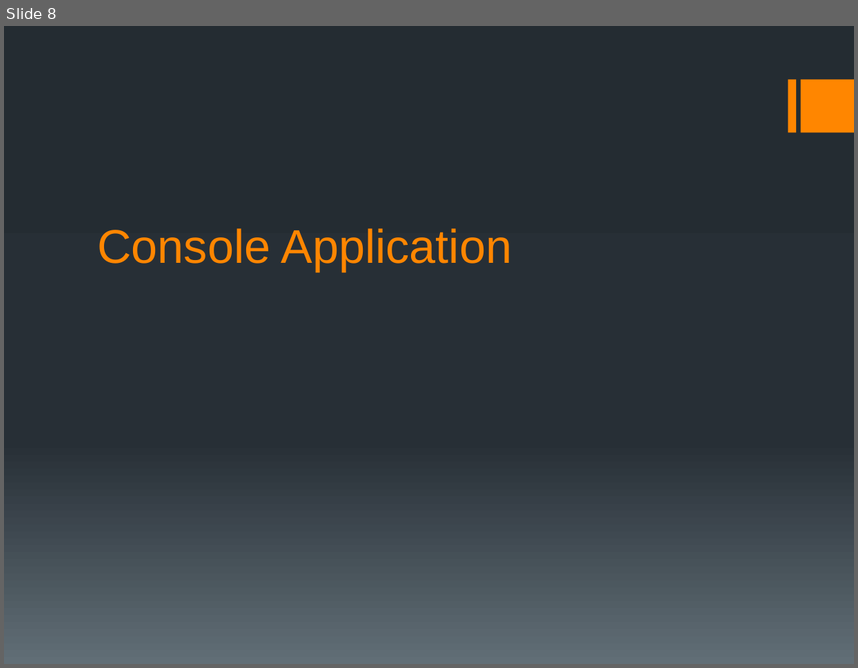
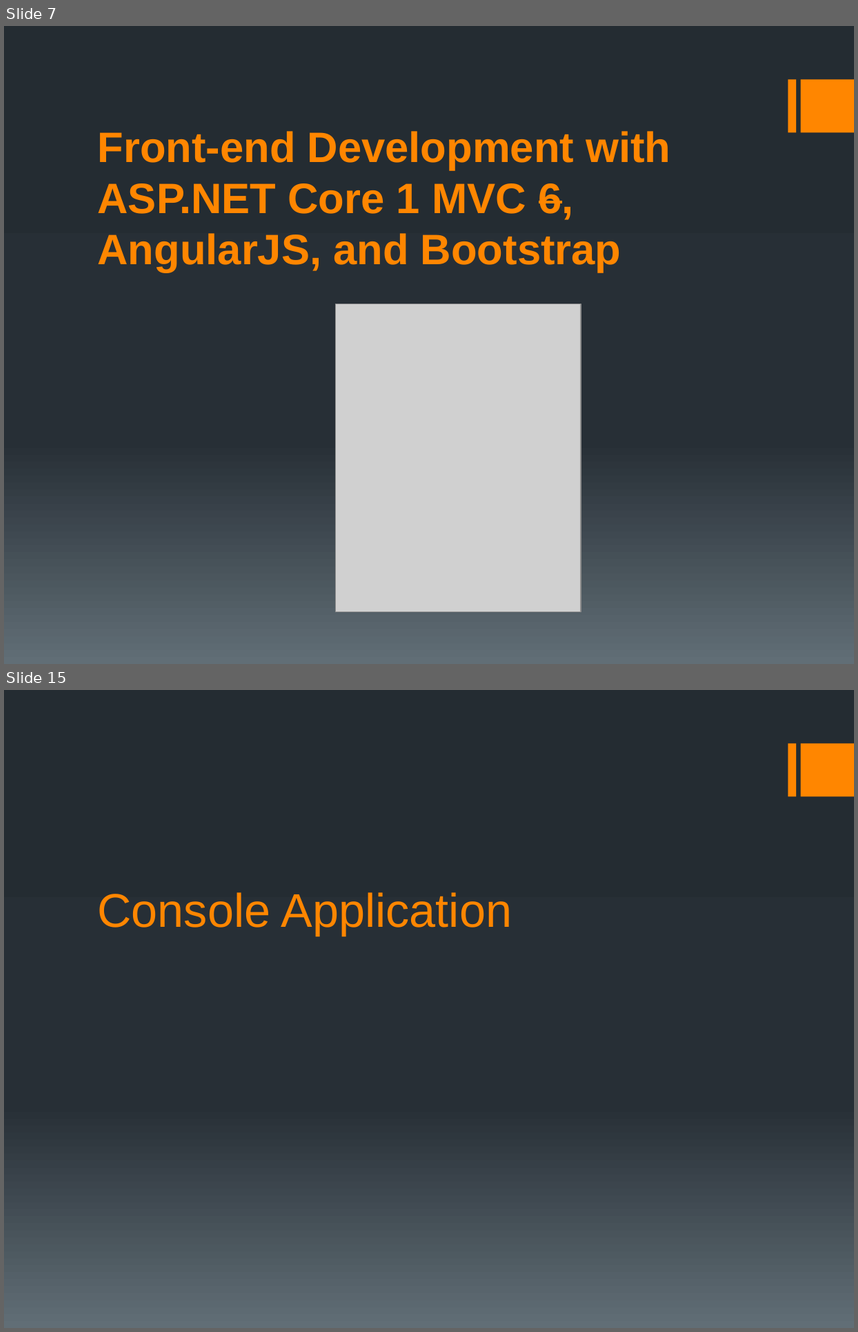
Before and after one commit to simonech/MeetASPNETCoreAtCG16, a slide deck: MeetASPNETCore.pptx. Shown one above the other, each under a label of ours: slide 8 before the commit, slides 7 and 15 after it; the slides between them are not shown. The pictures are 858x668 and 858x1332 pixels, drawn with LibreOffice and Linux fonts; fonts in the diff are those of the drawing; grey boxes stand for pictures. Boxes give left, top, right and bottom in pixels: in the first picture for what was removed or moved away, otherwise in the second. Text is boxed around its words. In the diff, an @@ line names an element or a change of style, - is before the commit and + after.

```diff
--- a/MeetASPNETCore.pptx
+++ b/MeetASPNETCore.pptx
@@ slide 7 added at (4, 26, 854, 664), background gradient #242C33 to #273037 to #636D76; not listed: 2 template elements that a slide beside it also shows @@
@@ title added at (98, 131, 671, 272), 36 pt, text #FF8600, bold @@
+Front-end Development with ASP.NET Core 1 MVC 6, AngularJS, and Bootstrap
@@ picture added at (335, 304, 582, 612) @@
@@ what was slide 8 is now slide 15 @@
```
Also in this commit, not shown: 9 slides changed, 8 other slides added, 2 slides removed, 18 other files.
